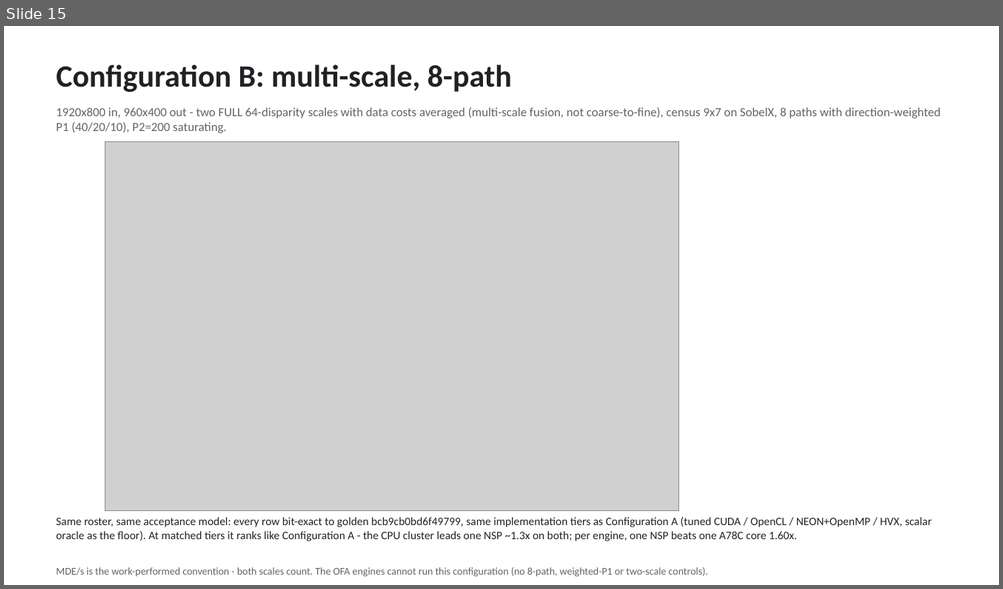
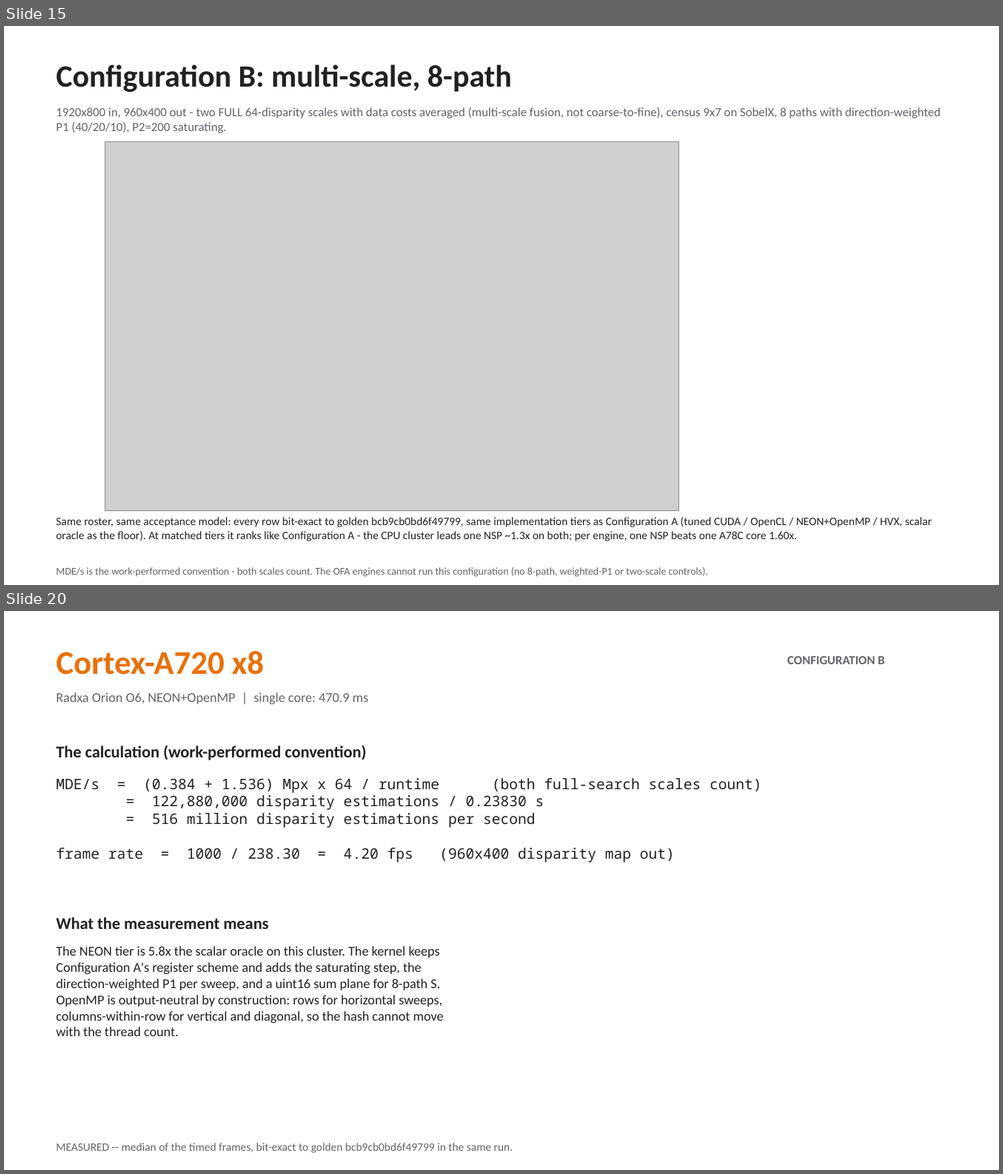
Before and after one commit to kylefoxaustin/sgm-bench, a slide deck: docs/sgm-results.pptx. Shown one above the other, each under a label of ours: slide 15 before the commit, slides 15 and 20 after it; the slides between them are not shown. The pictures are 1003x589 and 1003x1174 pixels, drawn with LibreOffice and Linux fonts; fonts in the diff are those of the drawing; grey boxes stand for pictures. Boxes give left, top, right and bottom in pixels: in the first picture for what was removed or moved away, otherwise in the second. Text is boxed around its words. In the diff, an @@ line names an element or a change of style, - is before the commit and + after.

Commit message:
deck: full per-unit complement for Configuration B (25 slides)
Every Configuration B target gets the same treatment the primary
configuration's units get -- the work-convention arithmetic that produced its
number, then what the measurement means: the generic 8-direction CUDA path
kernel, the A78C tier-artifact correction, the NSP's chain-band diagonals and
the argmin-key lesson, the saturating NEON step, and the oracle's pinned
choices. Deck reads A summary / A units / real imagery / B chart / B units.

```diff
--- a/docs/sgm-results.pptx
+++ b/docs/sgm-results.pptx
@@ slide 20 added at (4, 611, 999, 1170), background #FFFFFF @@
@@ text added at (56, 651, 264, 675), 32 pt, text #E8710A, bold @@
+Cortex-A720 x8
@@ text added at (787, 656, 884, 664), 12 pt, text #5F6368, bold @@
+CONFIGURATION B
@@ text added at (56, 692, 369, 704), 13 pt, text #5F6368 @@
+Radxa Orion O6, NEON+OpenMP | single core: 470.9 ms
@@ text added at (56, 745, 366, 760), 16 pt, text #202124, bold @@
+The calculation (work-performed convention)
@@ text added at (56, 778, 762, 863), 14 pt, text #202124 @@
+MDE/s = (0.384 + 1.536) Mpx x 64 / runtime (both full-search scales count)
+= 122,880,000 disparity estimations / 0.23830 s
+= 516 million disparity estimations per second
+frame rate = 1000 / 238.30 = 4.20 fps (960x400 disparity map out)
@@ text added at (56, 917, 268, 929), 16 pt, text #202124, bold @@
+What the measurement means
@@ text added at (56, 946, 444, 1037), 13 pt, text #202124 @@
+The NEON tier is 5.8x the scalar oracle on this cluster. The kernel keeps
+Configuration A's register scheme and adds the saturating step, the
+direction-weighted P1 per sweep, and a uint16 sum plane for 8-path S.
+OpenMP is output-neutral by construction: rows for horizontal sweeps,
+columns-within-row for vertical and diagonal, so the hash cannot move
+with the thread count.
@@ text added at (56, 1143, 512, 1153), 11 pt, text #5F6368 @@
+MEASURED -- median of the timed frames, bit-exact to golden bcb9cb0bd6f49799 in the same run.
```
Also in this commit, not shown: 9 other slides added, 1 other file.
